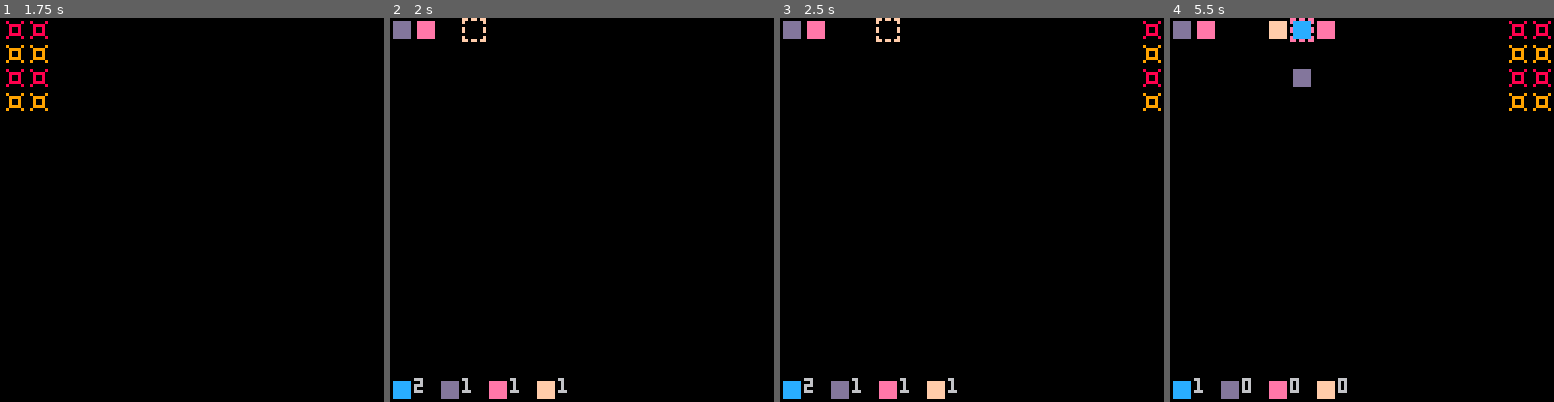
Above: before the commit, frames 1-4 (left to right).
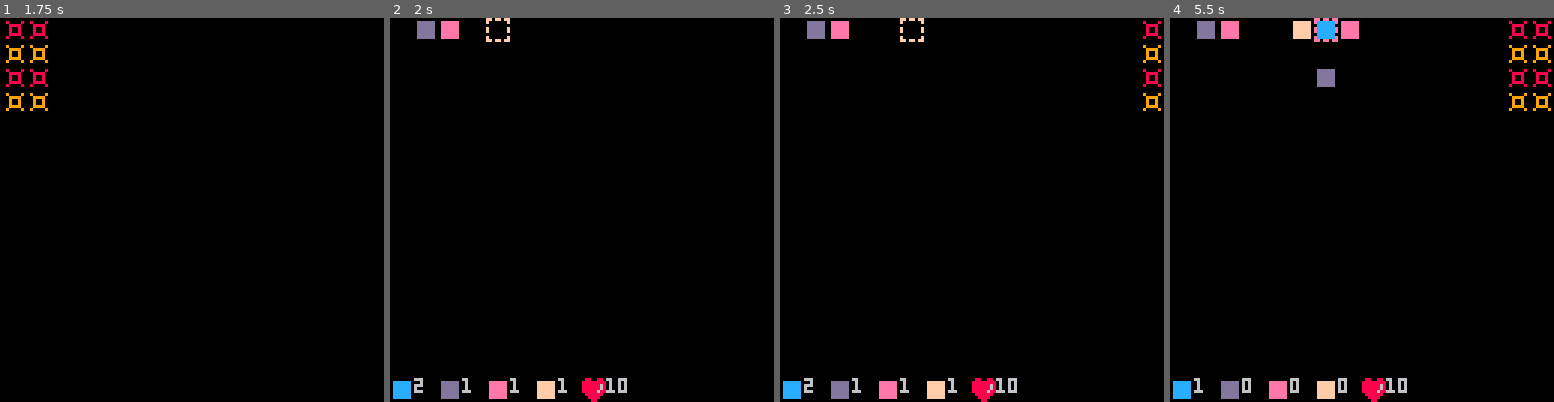
Above: after the commit, the same moments.

Repository: RobertoFreireFerrazPassos/pico8
Game: PICO-8 cartridge towerdefense.p8
Same seed, same stepped clock (60 frames per second), same inputs: the game is played once before the commit and once after it.
Inputs:
- Up to frame 1 (1.75 s): tap X (X key) at 0.33, 1.07 s; tap O (Z key) at 0.7, 1.7 s; hold Right from 1.6 s (still down)
- Up to frame 2 (2 s): keep holding Right; tap X (X key) at 1.85 s
- Up to frame 3 (2.5 s): release Right at 2.1 s; tap O (Z key) at 2.1 s; hold Up 2.15-2.42 s; hold Right from 2.47 s (still down)
- Up to frame 4 (5.5 s): tap O (Z key) every 0.4 s from 2.5 to 5.3 s; tap X (X key) at 2.97, 4.08, 5.2 s; release Right at 3.03 s; hold Left 3.08-3.58 s; hold Down 3.63-3.97 s; hold Right 4.02-4.68 s; hold Up 4.73-5.03 s; hold Left from 5.08 s (still down)

Frame 1 is identical in both runs. In frame 2, 1.3% of the frame differs, in the area x 0-62%, y 0-100%; in frame 3, 1.3%; in frame 4, 2.6%.

Commit message:
add heart

Diff:
--- a/towerdefense.p8
+++ b/towerdefense.p8
@@ -38,6 +38,7 @@
 	end)
 
 	draw_availabletowers()
+	draw_life()
 end
 
 -->8
@@ -109,14 +110,14 @@
 -->8
 -- selector --
 s = class:new({
-	x=0,
+	x=8,
 	y=0,
 	hm=false,--hasmoved
 	at=false,--addedtower
 	ctp=false,--changedtowertype
 	tpi=1,--towertype index
 	move=function(_ENV)
-		if btn(0) then x=max(x - 8, 0) -- left
+		if btn(0) then x=max(x - 8, 8) -- left
 		elseif btn(1) then x=min(x + 8, 96) -- right
 		elseif btn(2) then y=max(y - 8, 0) -- up
 		elseif btn(3) then y=min(y + 8, 112) end -- down
@@ -151,6 +152,13 @@
 		pal()
 	end
 })
+
+life=10
+
+function draw_life()
+	spr(32,8*8,15*8)
+	print(life,9*8,15*8)
+end
 
 -->8
 -- tower --
@@ -212,7 +220,7 @@
 	move=false,
 	dir=1,--3 up 2 down 1 left
 	moveleft=function(_ENV)
-		if not move and not get_buffer(x-8,y).a and x>8 then
+		if not move and not get_buffer(x-8,y).a and x>0 then
 			x-=8
 			move=true
 			dir=1
@@ -256,9 +264,15 @@
 
 		if move then
 			set_buffer(lx,ly,{a=false})
-		 set_buffer(x,y,{a=true})
-			hm=true
-			timemanager:addtimer(60,function() _ENV.hm=false end,1)
+
+			if x<7 then
+				del(enemies,_ENV)
+				global.life-=1
+			else
+			 set_buffer(x,y,{a=true})
+				hm=true
+				timemanager:addtimer(60,function() _ENV.hm=false end,1)
+			end
 		end
 	end,
 	draw=function(_ENV)
@@ -316,3 +330,12 @@
 00800800009009000000000000000000000000000000000000000000000000000000000000000000000000000000000000000000000000000000000000000000
 00888800009999000000000000000000000000000000000000000000000000000000000000000000000000000000000000000000000000000000000000000000
 08000080090000900000000000000000000000000000000000000000000000000000000000000000000000000000000000000000000000000000000000000000
+00000000000000000000000000000000000000000000000000000000000000000000000000000000000000000000000000000000000000000000000000000000
+08800880000000000000000000000000000000000000000000000000000000000000000000000000000000000000000000000000000000000000000000000000
+88888888000000000000000000000000000000000000000000000000000000000000000000000000000000000000000000000000000000000000000000000000
+88888868000000000000000000000000000000000000000000000000000000000000000000000000000000000000000000000000000000000000000000000000
+88888868000000000000000000000000000000000000000000000000000000000000000000000000000000000000000000000000000000000000000000000000
+88888688000000000000000000000000000000000000000000000000000000000000000000000000000000000000000000000000000000000000000000000000
+08888880000000000000000000000000000000000000000000000000000000000000000000000000000000000000000000000000000000000000000000000000
+00888800000000000000000000000000000000000000000000000000000000000000000000000000000000000000000000000000000000000000000000000000
+00088000000000000000000000000000000000000000000000000000000000000000000000000000000000000000000000000000000000000000000000000000
